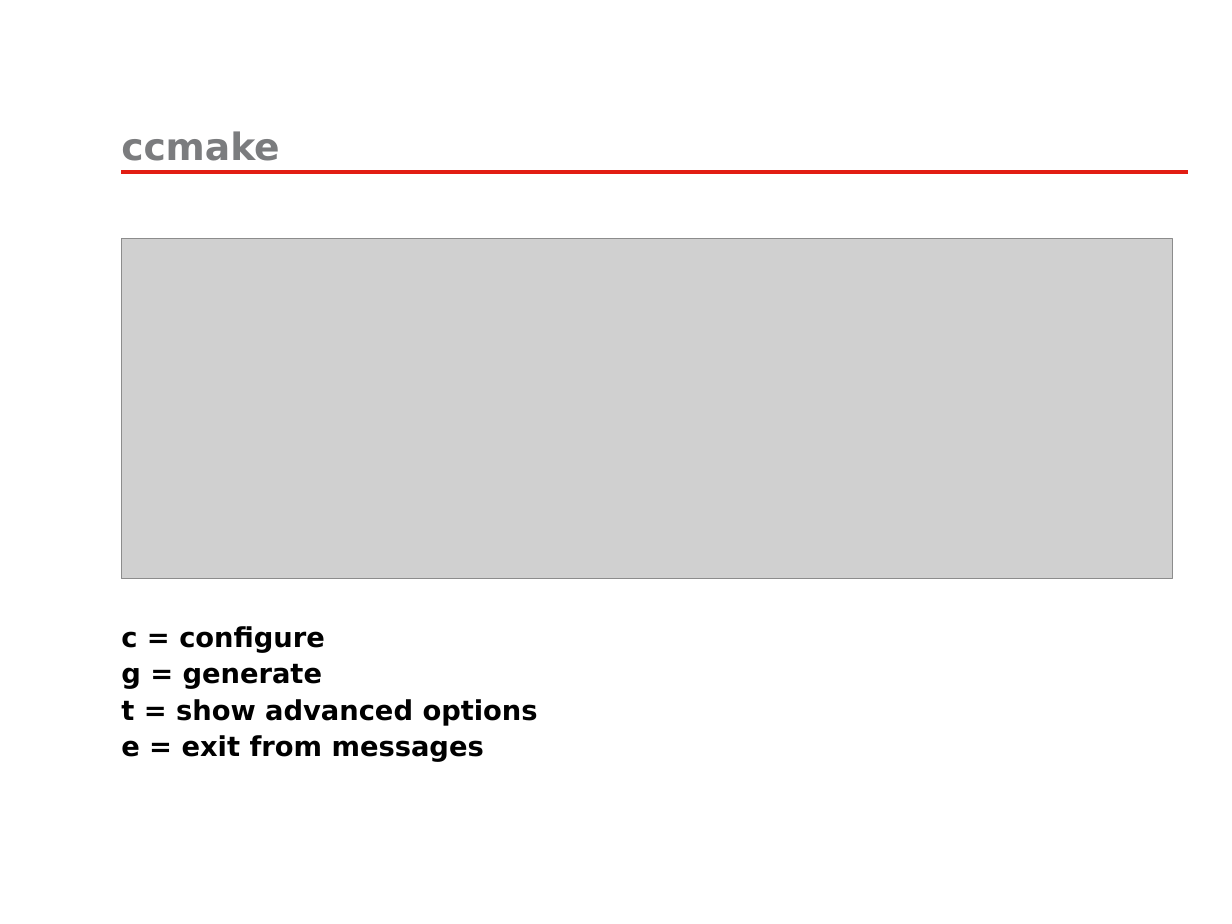
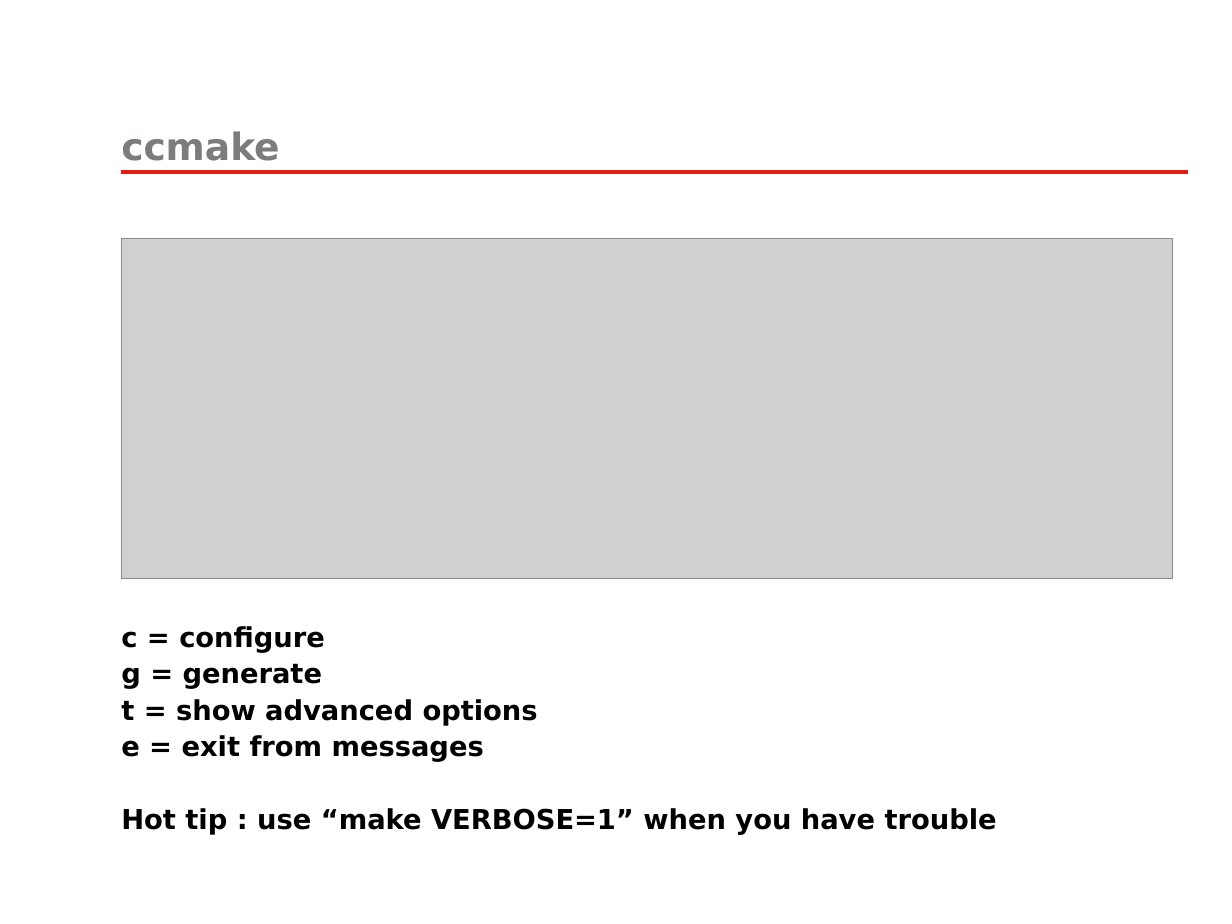
Before and after one commit to fomics/SummerSchool2013, a slide deck: slide 11 of PRESENTATIONS/cmake/2013-07-08-SummerSchool-CMake.pptx. Drawn at 1232x924 pixels with LibreOffice and Linux fonts; fonts in the diff are those of the drawing; grey boxes stand for pictures; background and template pictures are left out. Boxes give left, top, right and bottom in pixels: in the first picture for what was removed or moved away, otherwise in the second. Text is boxed around its words. In the diff, an @@ line names an element or a change of style, - is before the commit and + after.

```diff
--- a/PRESENTATIONS/cmake/2013-07-08-SummerSchool-CMake.pptx
+++ b/PRESENTATIONS/cmake/2013-07-08-SummerSchool-CMake.pptx
@@ text at (x1=121, y1=808, x2=997, y2=835): paragraph added @@
+Hot tip : use “make VERBOSE=1” when you have trouble
```
Also in this commit, not shown: 3 other slides changed, 8 slides added.
